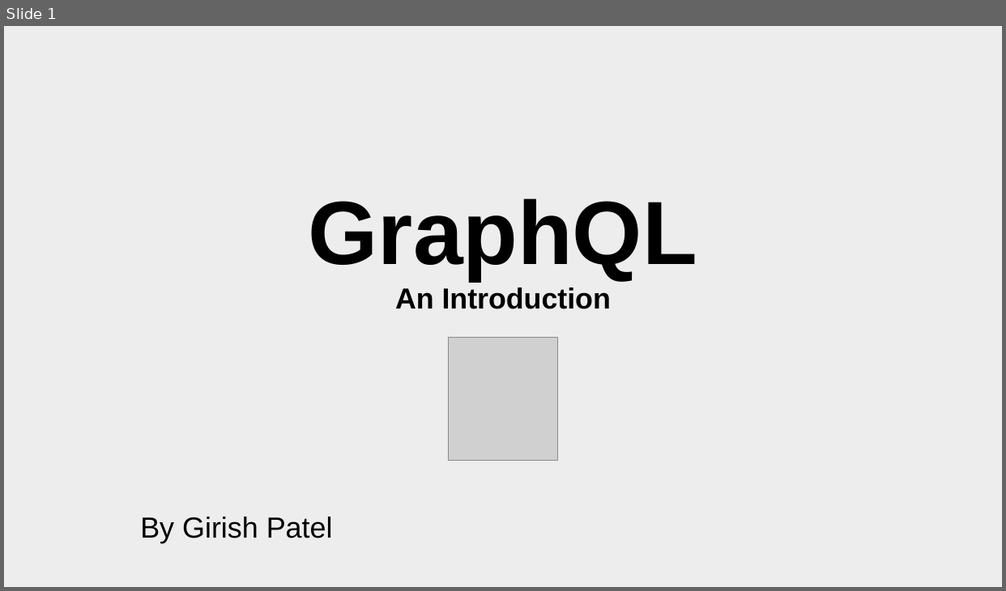
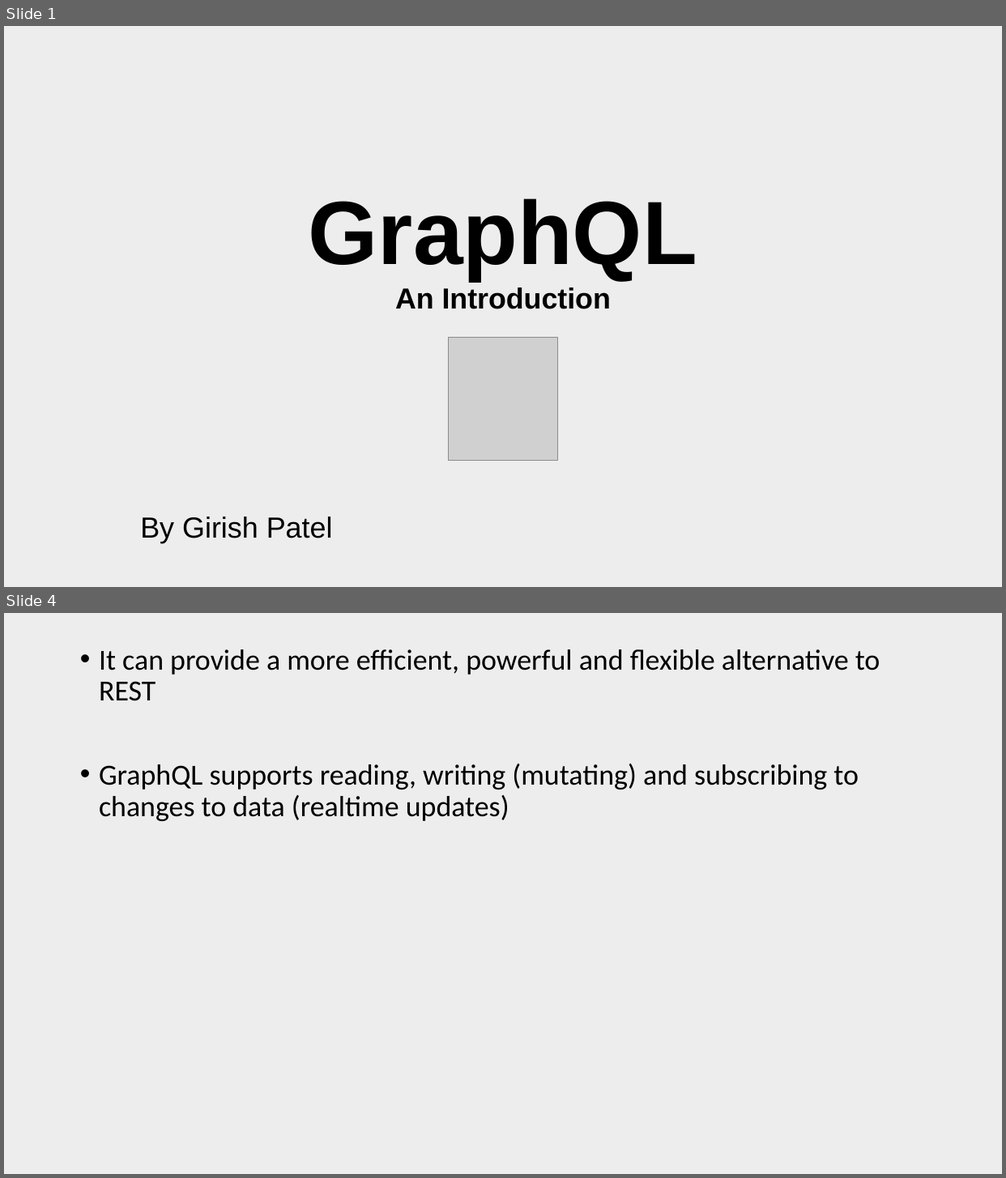
Before and after one commit to patelg123/graphql-presentation, a slide deck: current.pptx. Shown one above the other, each under a label of ours: slide 1 before the commit, slides 1 and 4 after it; the slides between them are not shown. The pictures are 1006x591 and 1006x1178 pixels, drawn with LibreOffice and Linux fonts; fonts in the diff are those of the drawing; grey boxes stand for pictures. Boxes give left, top, right and bottom in pixels: in the first picture for what was removed or moved away, otherwise in the second. Text is boxed around its words. In the diff, an @@ line names an element or a change of style, - is before the commit and + after.

```diff
--- a/current.pptx
+++ b/current.pptx
@@ slide 4 added at <box>4,613,1002,1174</box>, background #EDEDED @@
@@ text added at <box>99,649,880,821</box>, 28 pt, text #000000 @@
+• It can provide a more efficient, powerful and flexible alternative to REST
+• GraphQL supports reading, writing (mutating) and subscribing to changes to data (realtime updates)
```
Also in this commit, not shown: 3 slides changed, 1 other slide added, 1 slide removed.
